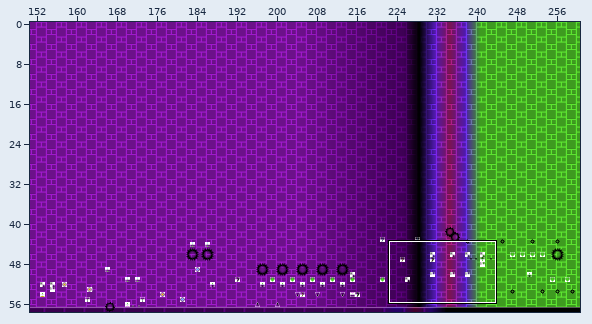
An edit to a level. Tiled map, levels/chr_data/tmx/theoryofeverything.tmx. Above, an overview of the earlier version with the close-up marked.
Close-up. The starting point:
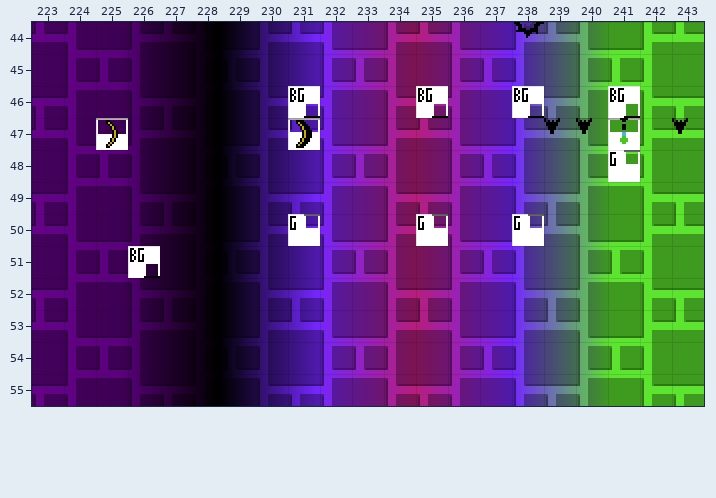
Cells are 16x16 px. Shown: x 223..243, y 44..55. The commit also changed other parts of the map, which this record leaves out. Not drawn, because the pictures are missing: unchanged layer "Layer 2".
After the commit:
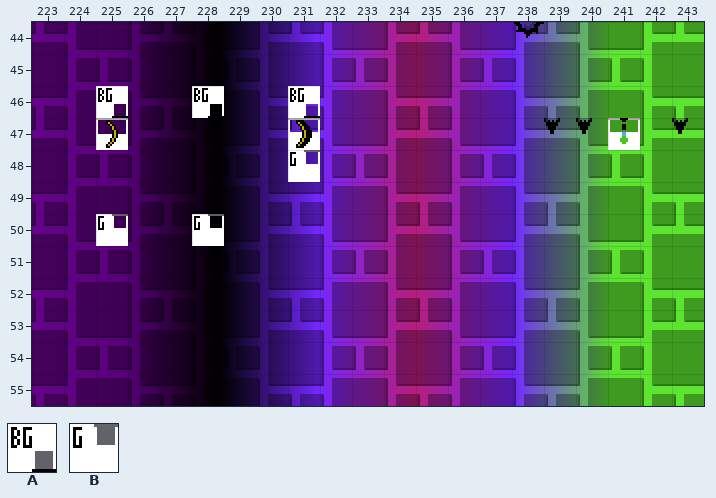
Key: from "sprites": A 256 "BG colour trigger", B 257 "Ground colour trigger".
Objects are placed by their top-left corner, in cells (3,4 is the top-left corner of cell 3,4); size is 1x1 cell unless given.
What changed:
Layer "SP":
changed: A "BG colour trigger" at 235,46 -> A "BG colour trigger" at 225,46
changed: A "BG colour trigger" at 238,46 -> A "BG colour trigger" at 228,46
changed: B "Ground colour trigger" at 241,48 -> B "Ground colour trigger" at 231,48
changed: B "Ground colour trigger" at 231,50 -> outside this view
changed: B "Ground colour trigger" at 235,50 -> B "Ground colour trigger" at 225,50
changed: B "Ground colour trigger" at 238,50 -> B "Ground colour trigger" at 228,50
changed: A "BG colour trigger" at 226,51 -> outside this view
removed: A "BG colour trigger" at 241,46
